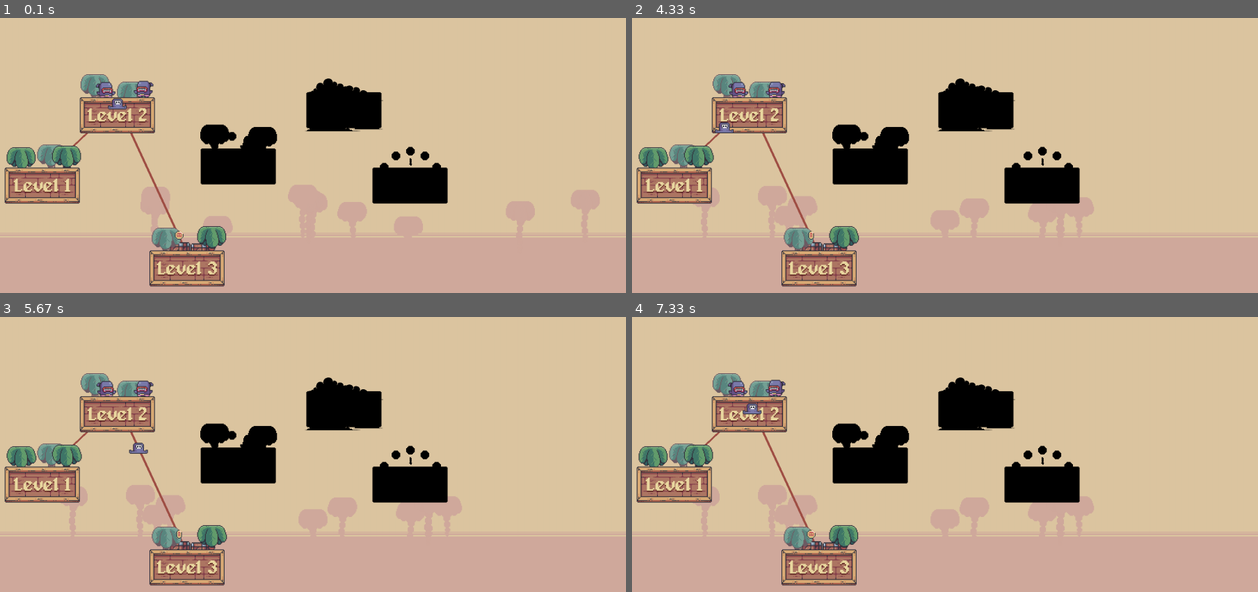
Above: before the commit, frames 1-4 (two rows, left to right).
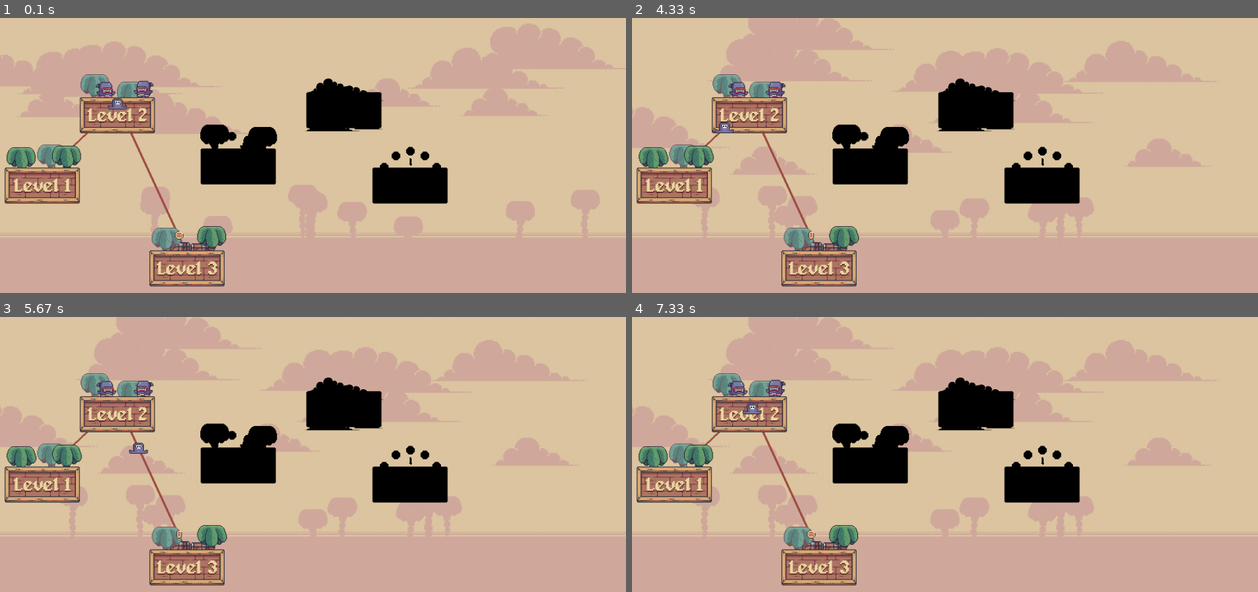
Above: after the commit, the same moments.

Repository: harryodubhghaill/pygame-platformer
Game: pygame game, started from main.py
Two runs of this game, one before a commit and one after it. Both use one fixed random seed, a clock stepped at 60 frames per second and the inputs below.
Inputs:
- Up to frame 1 (0.1 s): no input
- Up to frame 2 (4.33 s): tap Space at 0.33 s; hold D 0.67-1.13 s; hold W 1.17-1.47 s; hold D 1.5-1.97 s; hold A 2-2.53 s; hold A 2.57-2.97 s; hold W 3-3.37 s; hold D 3.4-4.03 s; hold A from 4.07 s (still down)
- Up to frame 3 (5.67 s): release A at 4.53 s; hold D 4.57-5.03 s; hold W 5.07-5.37 s; hold D from 5.4 s (still down)
- Up to frame 4 (7.33 s): release D at 5.87 s; hold A 6.47-7 s; hold A from 7.03 s (still down)

The runs differ from the first frame. In frame 1, 10% of the frame differs, in the area x 0-100%, y 2-43%; in frame 2, 12%, in the area x 0-94%, y 0-57%; in frame 3, 11%; in frame 4, 11%.

Commit message:
draw clouds to overworld

Diff:
--- a/decoration.py
+++ b/decoration.py
@@ -17,6 +17,7 @@
         self.bottom = pygame.transform.scale(self.bottom, (screen_width, tile_size))
         self.middle = pygame.transform.scale(self.middle, (screen_width, tile_size))
 
+        # overworld palms
         self.style = style
         if self.style == 'overworld':
             palm_surfaces = import_folder('./graphics/overworld/palms')
@@ -27,6 +28,16 @@
                 y = (self.horizon * tile_size) + randint(50,100)
                 rect = surface.get_rect(midbottom = (x, y))
                 self.palms.append((surface, rect))
+
+            # overworld clouds
+            cloud_surfaces = import_folder('./graphics/overworld/clouds')
+            self.clouds = []
+
+            for surface in [choice(cloud_surfaces) for image in range(10)]:
+                x = randint(0, screen_width)
+                y = randint(0, (self.horizon * tile_size) - 100)
+                rect = surface.get_rect(midbottom = (x, y))
+                self.clouds.append((surface, rect))
 
     def draw(self, surface):
         for row in range(vertical_tile_number):
@@ -41,6 +52,8 @@
         if self.style == 'overworld':
             for palm in self.palms:
                 surface.blit(palm[0], palm[1])
+            for cloud in self.clouds:
+                surface.blit(cloud[0], cloud[1])
 
 class Water:
     def __init__(self, top, level_width):
